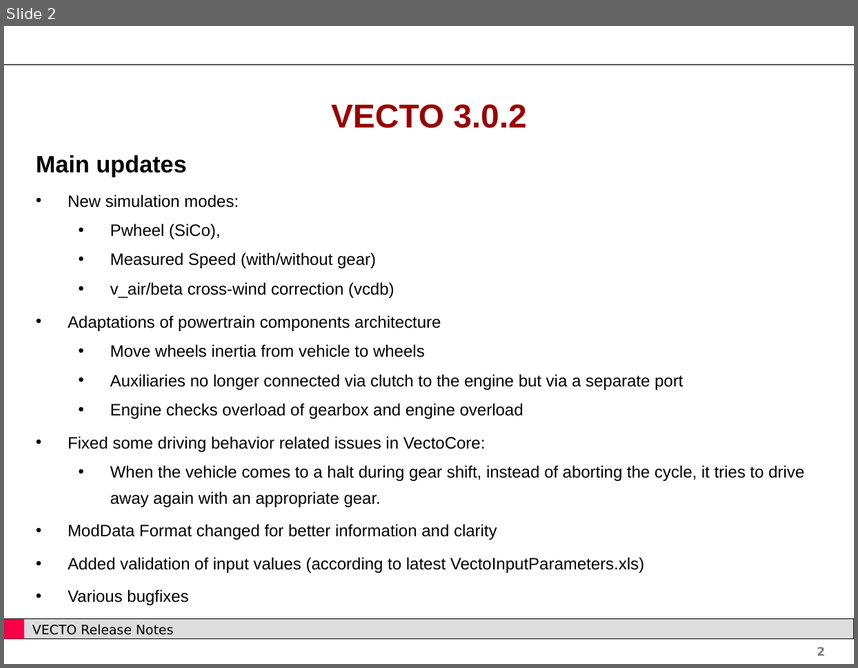
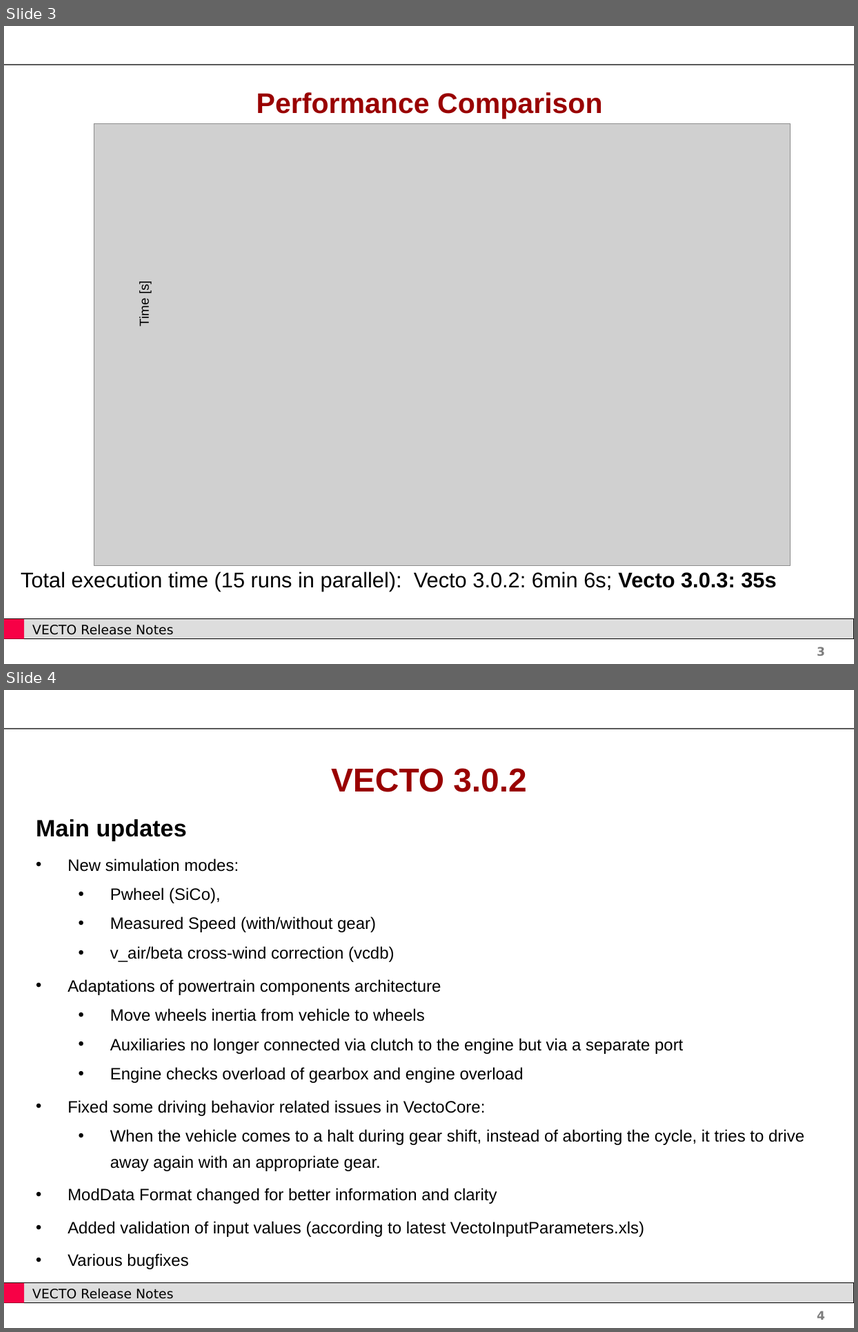
Before and after one commit to tanawadeatharva/BharatVECTO, a slide deck: Documentation/User Manual Source/Release Notes Vecto3.x.pptx. Shown one above the other, each under a label of ours: slide 2 before the commit, slides 3 and 4 after it. The pictures are 858x668 and 858x1332 pixels, drawn with LibreOffice and Linux fonts; fonts in the diff are those of the drawing; grey boxes stand for pictures; background and template pictures are left out. Boxes give left, top, right and bottom in pixels: in the first picture for what was removed or moved away, otherwise in the second. Text is boxed around its words. In the diff, an @@ line names an element or a change of style, - is before the commit and + after.

```diff
--- a/Documentation/User Manual Source/Release Notes Vecto3.x.pptx
+++ b/Documentation/User Manual Source/Release Notes Vecto3.x.pptx
@@ slide 3 added at (4, 26, 854, 664), background #FFFFFF; not listed: 5 template elements that a slide beside it also shows @@
@@ title added at (257, 92, 603, 118), 24 pt, text #990000, bold @@
+Performance Comparison
@@ picture added at (94, 124, 791, 566) @@
@@ text added at (137, 282, 152, 325), 11 pt, text #000000 @@
+Time [s]
@@ text added at (21, 571, 776, 591), 18 pt, text #000000 @@
+Total execution time (15 runs in parallel): Vecto 3.0.2: 6min 6s; Vecto 3.0.3: 35s
@@ what was slide 2 is now slide 4 @@
@@ page number at (817, 1310, 825, 1319): text changed @@
-2
+4
```
Also in this commit, not shown: 1 slide changed, 1 other slide added, 1 other file.
